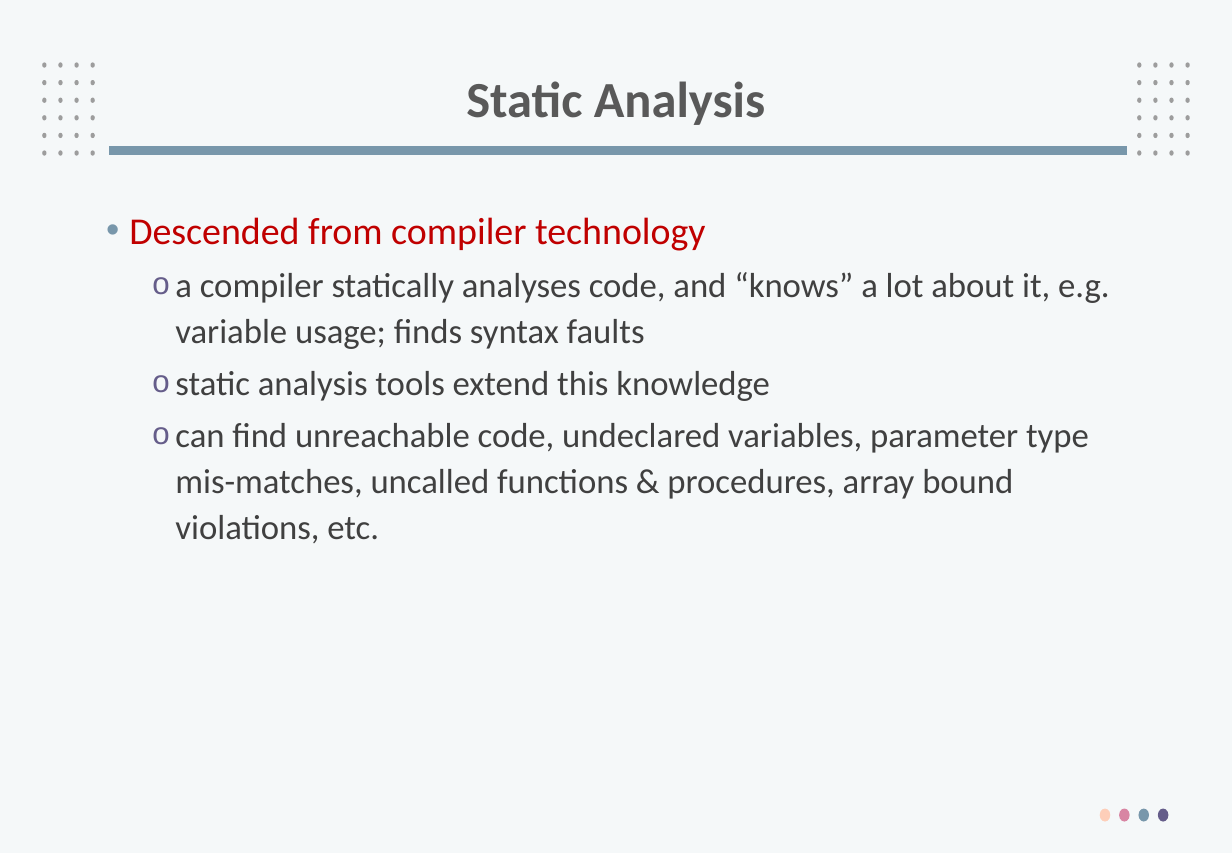
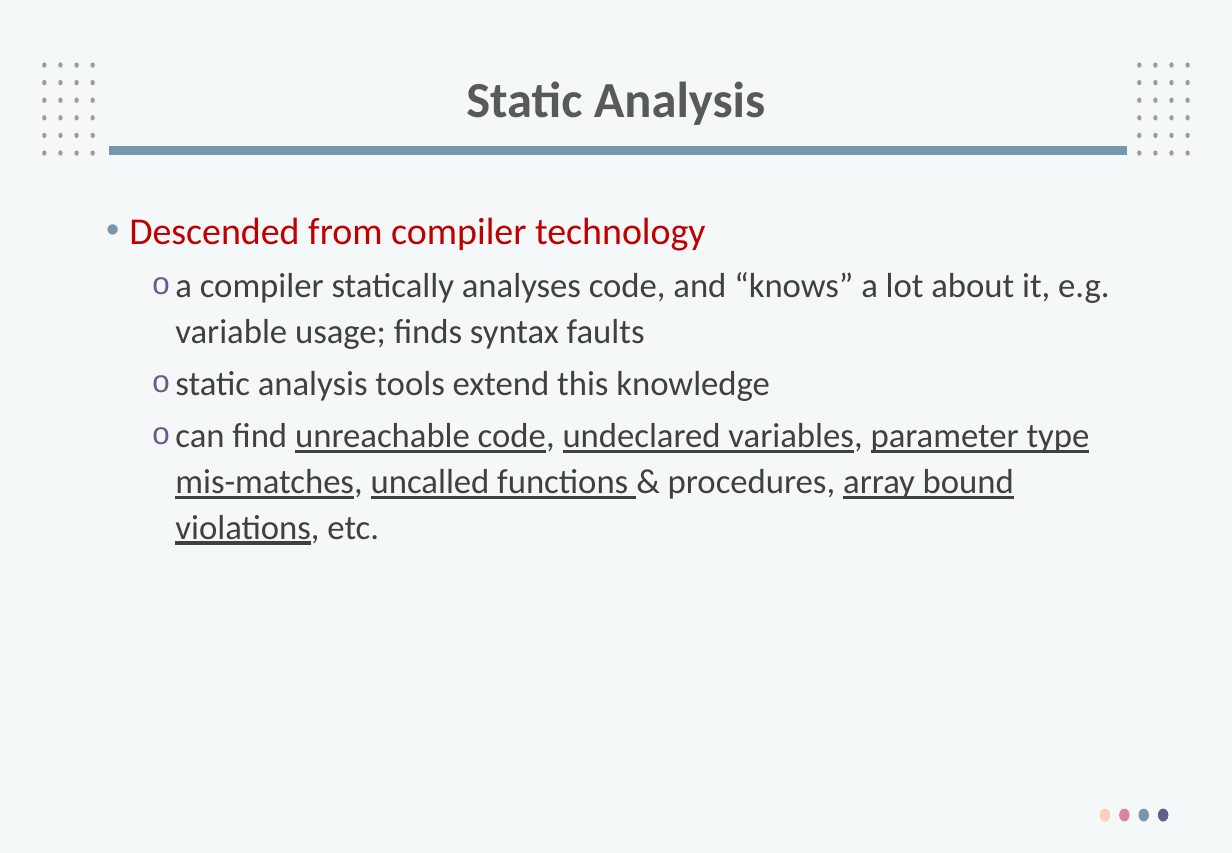
Before and after one commit to PhanManh2003/Specialization, a slide deck: slide 65 of 24_fall/SWT301/Slide 2018/SWT3_tim.pptx. Drawn at 1232x853 pixels with LibreOffice and Linux fonts; fonts in the diff are those of the drawing; background and template pictures are left out. Boxes give left, top, right and bottom in pixels: in the first picture for what was removed or moved away, otherwise in the second. Text is boxed around its words. In the diff, an @@ line names an element or a change of style, - is before the commit and + after.

```diff
--- a/24_fall/SWT301/Slide 2018/SWT3_tim.pptx
+++ b/24_fall/SWT301/Slide 2018/SWT3_tim.pptx
@@ text at <box>175,423,1090,545</box>: underline on in "unreachable code, undeclared variables, parameter type mis-m ..." @@
```
Also in this commit, not shown: 30 other slides changed, 2 other files.
